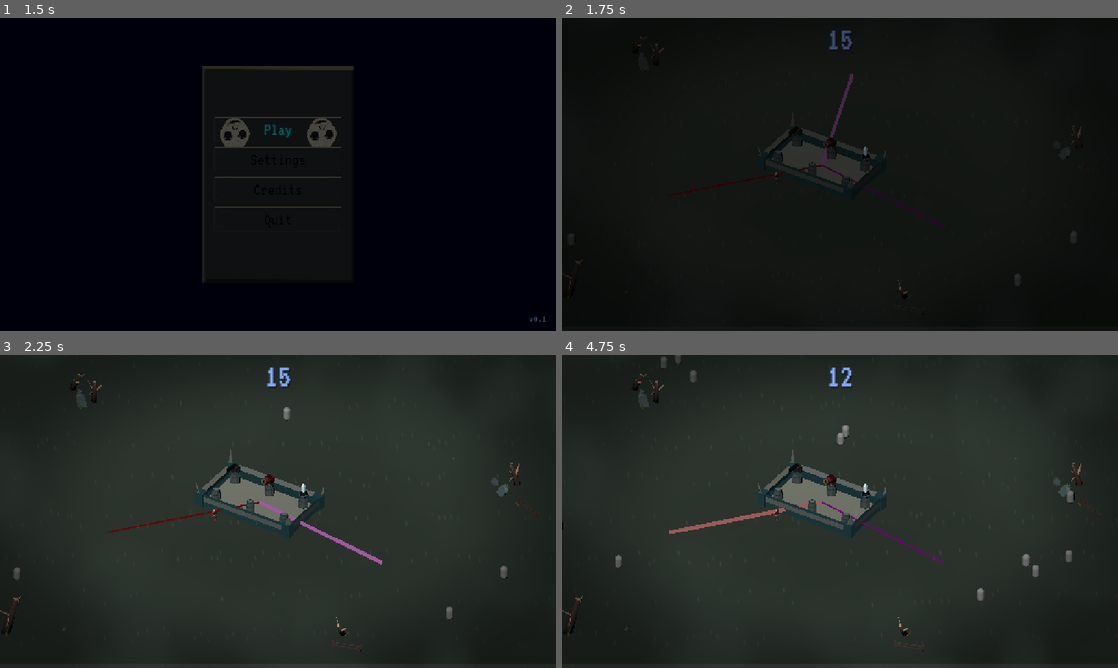
Above: before the commit, frames 1-4 (two rows, left to right).
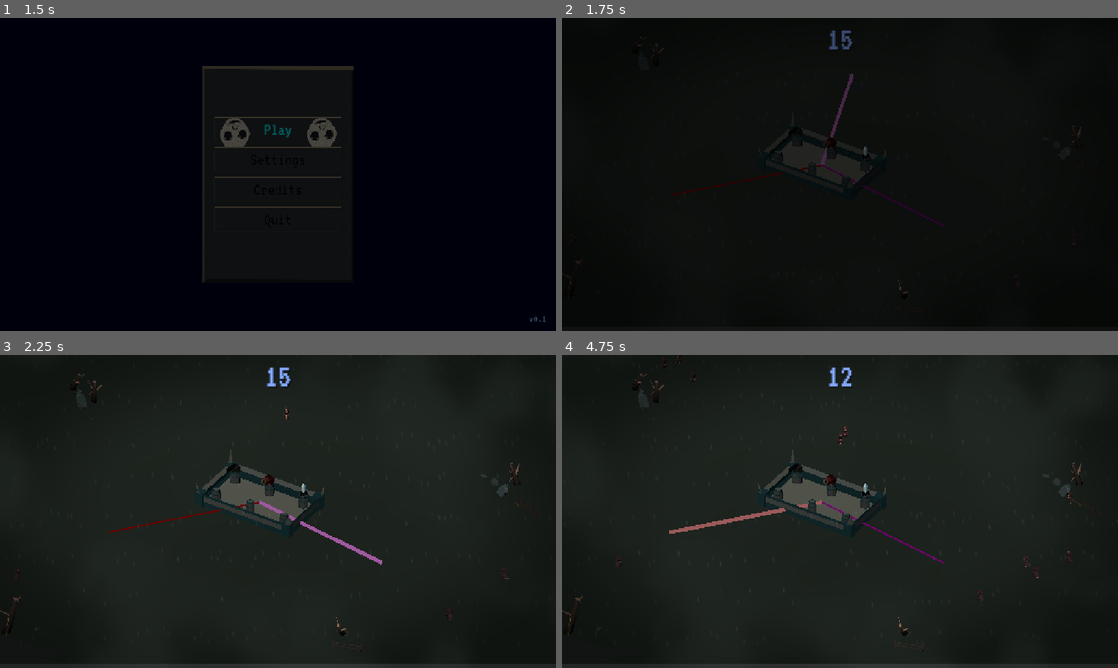
Above: after the commit, the same moments.

Repository: JeremyMarkWilcox/Tower-Defense
Game: Godot game, scene res://core/ui/boot.tscn
Two runs of this game, one before a commit and one after it. Both use one fixed random seed, a clock stepped at 60 frames per second and the inputs below. Sound files missing from this copy of the repository are replaced by a short silence.
Inputs (mouse positions are in pixels of both pictures, inside the frame that each line leads up to):
- Up to frame 1 (1.5 s): click "Play" at 0.5 s; click "Play" at 1.25 s
- Up to frame 2 (1.75 s): no input
- Up to frame 3 (2.25 s): tap Enter at 2 s; move the mouse to (400, 495) at 2.02 s; hold Right (ui_right) from 2.03 s (still down); hold Space (thread_cut) from 2.03 s (still down); click (400, 495) at 2.17 s
- Up to frame 4 (4.75 s): move the mouse to (728, 527) at 2.77 s; release Right (ui_right) at 2.78 s; release Space (thread_cut) at 2.78 s; hold Down (ui_down) 2.78-3.53 s; tap E (thread_next) at 2.85 s; move the mouse to (895, 442) at 3.52 s; hold Right (ui_right) 3.53-4.28 s; hold Q (thread_prev) 3.53-4.28 s; move the mouse to (812, 574) at 4.27 s; hold Up (ui_up) from 4.28 s (still down); tap R at 4.35 s; click (812, 574) at 4.42 s

Frame 1 is identical in both runs. In frame 2, less than 0.1% of the frame differs, in the area x 1-93%, y 41-85%; in frame 3, 1.6%; in frame 4, 1.9%, in the area x 1-94%, y 0-89%.

Commit message:
Fixed enemy direction and movement

Diff:
--- a/game/data/enemies/base_enemy/base_enemy.gd
+++ b/game/data/enemies/base_enemy/base_enemy.gd
@@ -19,6 +19,10 @@
 	health = data.max_health
 	_target = target
 	_arrive_radius = arrive_radius
+	var to_target := _target - global_position
+	to_target.y = 0.0
+	if to_target.length() > 0.01:
+		look_at(global_position + to_target, Vector3.UP, true)
 
 
 func _physics_process(delta: float) -> void:
@@ -34,7 +38,7 @@
 		return
 	var direction := to_target / distance
 	global_position += direction * data.move_speed * delta
-	look_at(global_position + direction, Vector3.UP)
+	look_at(global_position + direction, Vector3.UP, true)
 
 
 func take_damage(amount: int) -> void:
--- a/game/data/enemies/base_enemy/base_enemy.tscn
+++ b/game/data/enemies/base_enemy/base_enemy.tscn
@@ -2,13 +2,5 @@
 
 [ext_resource type="Script" uid="uid://ba5o3g0hspol2" path="res://game/data/enemies/base_enemy/base_enemy.gd" id="1_2o6uh"]
 
-[sub_resource type="CapsuleMesh" id="CapsuleMesh_ra2i3"]
-radius = 0.4
-height = 1.6
-
 [node name="BaseEnemy" type="Node3D" unique_id=1427662883]
 script = ExtResource("1_2o6uh")
-
-[node name="MeshInstance3D" type="MeshInstance3D" parent="." unique_id=1513116122]
-transform = Transform3D(1, 0, 0, 0, 1, 0, 0, 0, 1, 0, 0.8, 0)
-mesh = SubResource("CapsuleMesh_ra2i3")
--- a/game/data/enemies/unique_enemies/cultist.tscn
+++ b/game/data/enemies/unique_enemies/cultist.tscn
@@ -1,5 +1,11 @@
 [gd_scene format=3 uid="uid://cdf14u2jmm2p6"]
 
 [ext_resource type="PackedScene" uid="uid://dgf785mw3toay" path="res://game/data/enemies/base_enemy/base_enemy.tscn" id="1_klvc8"]
+[ext_resource type="PackedScene" uid="uid://cg6n6b183jwsh" path="res://assets/3d_art/enemies/CULT.gltf" id="2_hkt21"]
 
 [node name="Cultist" unique_id=1427662883 instance=ExtResource("1_klvc8")]
+
+[node name="CultistMesh" parent="." index="0" unique_id=30939511 instance=ExtResource("2_hkt21")]
+transform = Transform3D(-1, 0, -8.742278e-08, 0, 1, 0, 8.742278e-08, 0, -1, 0, 0, 0)
+
+[editable path="CultistMesh"]
--- a/game/game/game.tscn
+++ b/game/game/game.tscn
@@ -26,7 +26,6 @@
 [ext_resource type="PackedScene" uid="uid://dj4pwl2xdjjfq" path="res://game/ui/run_end_screen.tscn" id="11_3vho3"]
 [ext_resource type="PackedScene" uid="uid://dfad8mr7np0na" path="res://game/threads/signal_threads/signal_system.tscn" id="11_7l47o"]
 [ext_resource type="PackedScene" uid="uid://b82y0h3s65i2h" path="res://assets/3d_art/towers/Basiclvl1.glb" id="23_5e03w"]
-[ext_resource type="PackedScene" uid="uid://cg6n6b183jwsh" path="res://assets/3d_art/enemies/CULT.gltf" id="27_ropga"]
 
 [sub_resource type="ShaderMaterial" id="ShaderMaterial_4cobl"]
 shader = ExtResource("5_ln7ps")
@@ -73,6 +72,9 @@
 
 [node name="DirectionalLight3D" type="DirectionalLight3D" parent="World" unique_id=1994589766]
 transform = Transform3D(0.8660254, -0.38302222, 0.32139382, 0, 0.64278764, 0.76604444, -0.5, -0.66341394, 0.5566704, 0, 0, 0)
+light_energy = 0.5
+light_indirect_energy = 0.5
+sky_mode = 1
 
 [node name="Environment" type="Node3D" parent="World" unique_id=1459671944]
 
@@ -87,7 +89,7 @@
 [node name="Props" type="Node3D" parent="World/Environment" unique_id=2108826791]
 
 [node name="rock_01" parent="World/Environment/Props" unique_id=885553891 instance=ExtResource("3_ee6o4")]
-transform = Transform3D(1, 0, 0, 0, 1, 0, 0, 0, 1, -0.002506256, 0.33694446, 33.61258)
+transform = Transform3D(1, 0, 0, 0, 1, 0, 0, 0, 1, -2.1442928, 0.33694446, 35.746605)
 
 [node name="rock_02" parent="World/Environment/Props" unique_id=1986284191 instance=ExtResource("3_ee6o4")]
 transform = Transform3D(0.3141581, 0.9493706, 0, -0.9493706, 0.3141581, 0, 0, 0, 0.6221444, 13.93482, 0.8279035, -20.242075)
@@ -96,13 +98,13 @@
 transform = Transform3D(0.5, 0, 0, 0, 0.5, 0, 0, 0, 0.311, 9.743777, 0.5336988, -21.672249)
 
 [node name="rock_04" parent="World/Environment/Props" unique_id=563846773 instance=ExtResource("3_ee6o4")]
-transform = Transform3D(0.5, 0, 0, 0, 0.4385731, -0.14934951, 0, 0.24011175, 0.27279246, 7.268528, 0.64256907, -20.454023)
+transform = Transform3D(0.7, 0, 0, 0, 0.61400235, -0.2088972, 0, 0.3361564, 0.3815586, 11.943808, 0.64256907, -20.454023)
 
 [node name="rock_05" parent="World/Environment/Props" unique_id=1502653079 instance=ExtResource("3_ee6o4")]
 transform = Transform3D(0.32751223, 0.41676426, -0.4298527, -0.48152298, 0.50379044, 1.1038849e-08, 0.2887409, 0.36742717, 0.48757216, -27.477098, 0.39540434, -0.03004837)
 
 [node name="rock_06" parent="World/Environment/Props" unique_id=2140864810 instance=ExtResource("3_ee6o4")]
-transform = Transform3D(0.1093387, 0.120583795, -0.14350466, -0.16075459, 0.14576335, 3.6852774e-09, 0.09639504, 0.10630892, 0.16277409, -26.74106, 0.8000392, 6.219616)
+transform = Transform3D(0.1093387, 0.120583795, -0.14350466, -0.16075459, 0.14576335, 3.6852774e-09, 0.09639504, 0.10630892, 0.16277409, -26.74106, 0.8000392, 2.6282148)
 
 [node name="dead_tree_01" parent="World/Environment/Props" unique_id=592016842 instance=ExtResource("4_4cobl")]
 transform = Transform3D(0.81883156, 0, 0.5740338, 0.054177523, 0.9955362, -0.077281624, -0.57147145, 0.094380364, 0.8151765, -29.030489, 0.2590394, 0)
@@ -228,9 +230,6 @@
 
 [node name="EndScreen" parent="UI" unique_id=1090858386 instance=ExtResource("11_3vho3")]
 
-[node name="blockbench_export" parent="." unique_id=30939511 instance=ExtResource("27_ropga")]
-transform = Transform3D(-0.93372303, 0, -0.3579962, 0, 1, 0, 0.3579962, 0, -0.93372303, -3.0924778, 0.8978064, 6.9347897)
-
 [editable path="World/Environment/Stronghold"]
 [editable path="World/Environment/Stronghold/stronghold_base"]
 [editable path="World/SignalSystem"]
